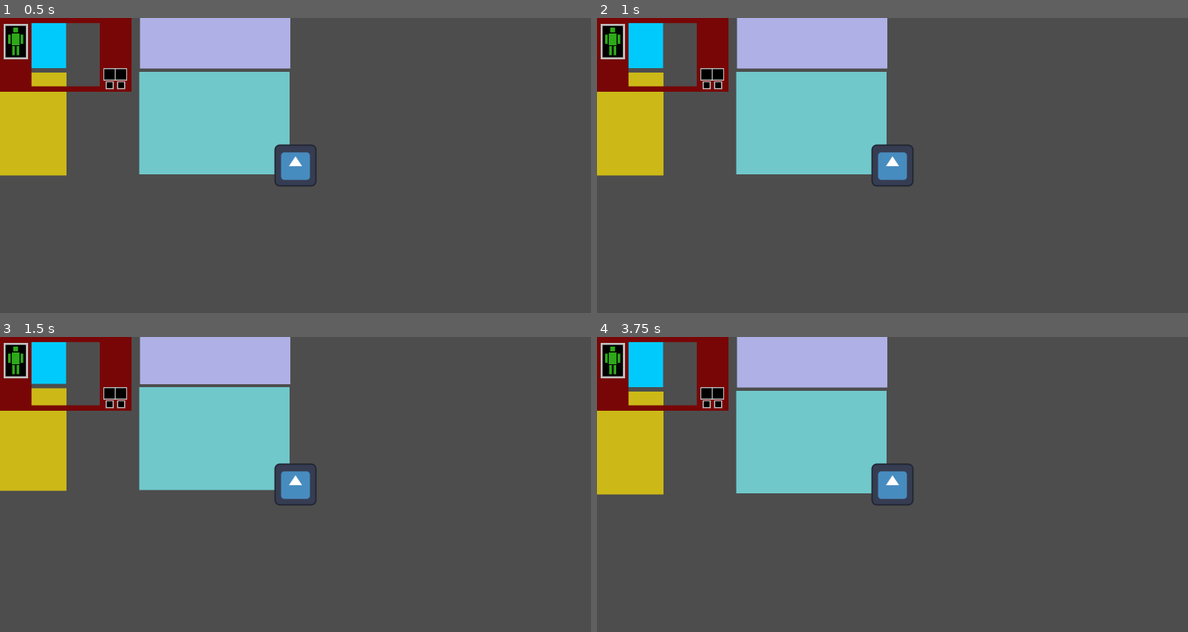
Above: before the commit, frames 1-4 (two rows, left to right).
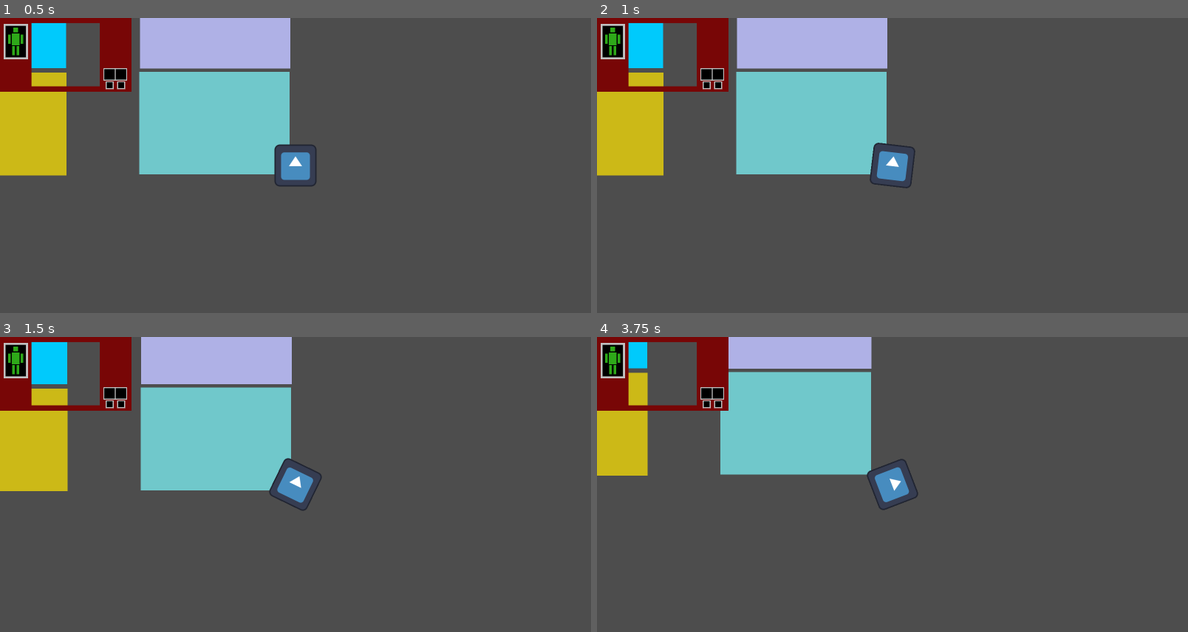
Above: after the commit, the same moments.

Repository: alin-but-real/gamenr1
Game: Godot game, scene res://scenes/main.tscn
The game is run twice, just before and just after one commit, with the same random seed, the same clock (stepped at 60 frames per second) and the same inputs. The engine's default icon, where the game draws it, is replaced by a stand-in: a white triangle on a blue panel in a dark square.
Inputs:
- Up to frame 1 (0.5 s): no input
- Up to frame 2 (1 s): tap Enter at 0.5 s; hold E (turn_right, bound only after the commit) from 0.53 s (still down)
- Up to frame 3 (1.5 s): release E (turn_right, bound only after the commit) at 1.28 s; hold S (move_backward) from 1.28 s (still down)
- Up to frame 4 (3.75 s): release S (move_backward) at 2.03 s; hold E (turn_right, bound only after the commit) 2.03-2.78 s; hold W (move_forward) 2.78-3.53 s; hold Q (turn_left, bound only after the commit) from 3.53 s (still down)

Frame 1 is identical in both runs. In frame 2, 0.2% of the frame differs, in the area x 46-54%, y 42-58%; in frame 3, 1.0%; in frame 4, 7.8%, in the area x 0-55%, y 0-59%.

Commit message:
dash code 1, not done but skeleton done

Diff:
--- a/project.godot
+++ b/project.godot
@@ -35,11 +35,21 @@
 }
 turn_left={
 "deadzone": 0.2,
-"events": [Object(InputEventKey,"resource_local_to_scene":fa …(140 unchanged characters)… d":false,"keycode":0,"physical_keycode":65,"key_label":0,"unicode":97,"location":0,"echo":false,"script":null)
+"events": [Object(InputEventKey,"resource_local_to_scene":fa …(140 unchanged characters)… d":false,"keycode":0,"physical_keycode":81,"key_label":0,"unicode":113,"location":0,"echo":false,"script":null)
 ]
 }
 turn_right={
 "deadzone": 0.2,
+"events": [Object(InputEventKey,"resource_local_to_scene":false,"resource_name":"","device":-1,"window_id":0,"alt_pressed":false,"shift_pressed":false,"ctrl_pressed":false,"meta_pressed":false,"pressed":false,"keycode":0,"physical_keycode":69,"key_label":0,"unicode":101,"location":0,"echo":false,"script":null)
+]
+}
+move_left={
+"deadzone": 0.2,
+"events": [Object(InputEventKey,"resource_local_to_scene":false,"resource_name":"","device":-1,"window_id":0,"alt_pressed":false,"shift_pressed":false,"ctrl_pressed":false,"meta_pressed":false,"pressed":false,"keycode":0,"physical_keycode":65,"key_label":0,"unicode":97,"location":0,"echo":false,"script":null)
+]
+}
+move_right={
+"deadzone": 0.2,
 "events": [Object(InputEventKey,"resource_local_to_scene":false,"resource_name":"","device":-1,"window_id":0,"alt_press …(192 unchanged characters)…
 ]
 }
--- a/scenes/main.tscn
+++ b/scenes/main.tscn
@@ -12,6 +12,8 @@
 move_speed = 5
 move_accel = 2
 move_decceleration = 20
+dash_speed = 200
+dash_decceleration = 1
 
 [node name="background" type="ColorRect" parent="."]
 anchors_preset = 8
--- a/scripts/player.gd
+++ b/scripts/player.gd
@@ -9,10 +9,22 @@
 ##This is how much the mech will deccelerate by each frame, when not holding down any movement key.
 @export var move_decceleration = 1
 
+##This is the cooldown before the player is allowed to dash again, measured in milliseconds. (1s = 1000ms)
+@export var dash_cooldown = 2000
+##This is the speed the player will gain when dashing. It's also related to the time it takes to dash and is jank af.
+@export var dash_speed = 1000;
+##This is the decceleration the player will experience each frame after a dash. So if speed = 1000, decel = 200, it's 5 frames of dash.
+@export var dash_decceleration = 200
 
 ##This is the current turn speed of the player. It glides towards 0, and caps at max_turn_speed
 var current_turn_speed = 0;
+##This is the current move speed of the player. It glides towards 0, and caps at max_move_speed
 var current_move_speed = 0;
+##This is the current dash cooldown of the player. It should be 0 most of the time, and sets to dash_cooldown when dashing.
+var current_dash_cooldown = 0;
+##This is the current dash speed of the player. It should be 0 most of the time.
+var current_dash_speed = 0;
+
 
 
 
@@ -81,3 +93,30 @@
 
 	position.y += current_move_speed*-cos(rotation) * delta
 	position.x += current_move_speed*sin(rotation) * delta
+
+	#DASH HANDLING - Q AND E
+	var dash_direction = 0 #left is -1, right is +1
+
+
+	if Input.is_action_pressed("move_left"): #THESE DONT EXIST YET
+		dash_direction -= 1
+	if Input.is_action_pressed("move_right"):
+		dash_direction += 1
+
+
+	if (abs(current_dash_speed) <= dash_decceleration): #makes the deccelleration stop the mech once it gets close enough to 0
+		current_dash_speed = 0
+	elif (current_dash_speed < 0):
+		current_dash_speed += dash_decceleration
+	else:
+		current_dash_speed -= dash_decceleration
+
+
+
+	if (current_dash_cooldown) == 0:
+		current_dash_cooldown = dash_cooldown
+		current_dash_speed = dash_direction * dash_speed
+	else:
+		current_dash_cooldown -= 20
+		position.y += current_dash_speed*-cos(rotation + 0.5*dash_direction) * delta
+		position.x += current_dash_speed*sin(rotation + 0.5*dash_direction) * delta
